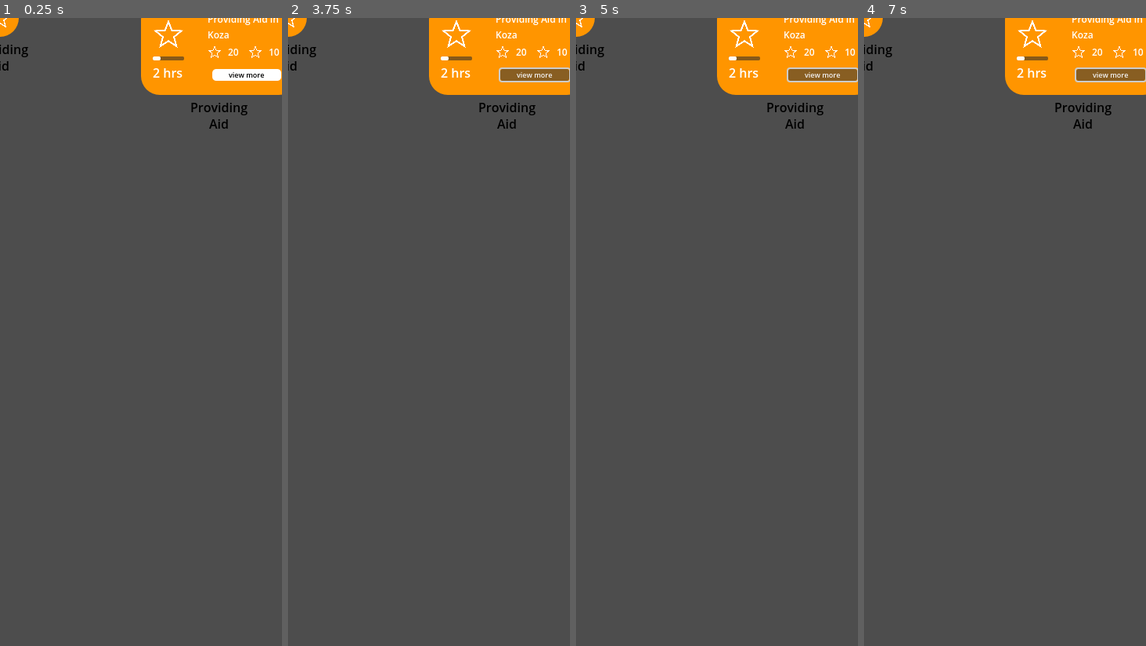
Above: before the commit, frames 1-4 (left to right).
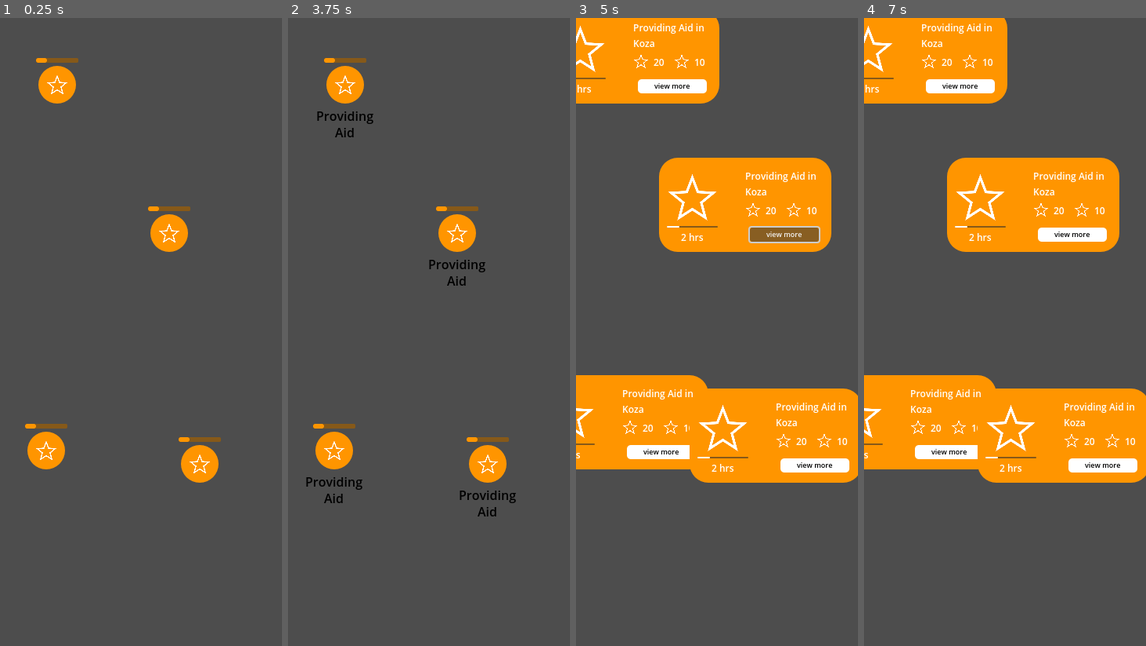
Above: after the commit, the same moments.

Repository: carabowes/Luscinia
Game: Godot game, scene res://scenes/task_widget_test_scene.tscn
The game is run twice, just before and just after one commit, with the same random seed, the same clock (stepped at 60 frames per second) and the same inputs. Before the commit the project starts from res://scenes/task_widget.tscn.
Inputs (mouse positions are in pixels of both pictures, inside the frame that each line leads up to):
- Up to frame 1 (0.25 s): no input
- Up to frame 2 (3.75 s): click (536, 74) at 0.5 s, where only the run before the commit has a clickable "view more"; click (536, 74) at 1.25 s, where only the run before the commit has a clickable "view more"; click (536, 74) at 2 s, where only the run before the commit has a clickable "view more"; tap Enter at 2.75 s; hold 1 2.78-3.53 s; tap 2 at 3.05, 3.6 s; tap Space at 3.5 s
- Up to frame 3 (5 s): tap 3 at 3.8 s; click "view more" at 4.25 s
- Up to frame 4 (7 s): click "view more" at 5 s; click "view more" at 5.75 s; tap Enter at 6.5 s; hold 3 from 6.53 s (still down); tap 1 at 6.8 s

The runs differ from the first frame. In frame 1, 9.5% of the frame differs, in the area x 0-100%, y 0-74%; in frame 2, 10%; in frame 3, 37%; in frame 4, 37%.

Commit message:
Level of Detail Script
Ref #50

Added a script to the Task Widget that allow
the widget to switch between levels of detail.
It's very rudeamentary and not the nicest code at
the moment.
The widget also isn't as flexible in its scaling as
I would like but it is perfectly acceptable for a
prototype level at the moment.
Will continue to add exported properties that allow
information on the widget to be changed, but can only
do so much until we decide on how we are storing the
task data.

Diff:
--- a/luscinia/project.godot
+++ b/luscinia/project.godot
@@ -11,7 +11,7 @@
 [application]
 
 config/name="Luscinia"
-run/main_scene="res://scenes/task_widget.tscn"
+run/main_scene="res://scenes/task_widget_test_scene.tscn"
 config/features=PackedStringArray("4.3", "Mobile")
 config/icon="res://icon.svg"
 
--- a/luscinia/scenes/task_widget.tscn
+++ b/luscinia/scenes/task_widget.tscn
@@ -1,6 +1,7 @@
-[gd_scene load_steps=10 format=3 uid="uid://dp3ypaulk2p3d"]
+[gd_scene load_steps=11 format=3 uid="uid://dp3ypaulk2p3d"]
 
 [ext_resource type="StyleBox" uid="uid://wlfk11s2ym4x" path="res://resources/ui/themes/primary_accent.tres" id="1_mtsjj"]
+[ext_resource type="Script" path="res://scripts/ui/task_widget.gd" id="1_y4lne"]
 [ext_resource type="Texture2D" uid="uid://dg01boigrppxu" path="res://resources/ui/starTaskIcon.png" id="2_nlt36"]
 
 [sub_resource type="StyleBoxFlat" id="StyleBoxFlat_dhecv"]
@@ -10,10 +11,6 @@
 corner_radius_bottom_right = 2
 corner_radius_bottom_left = 2
 
-[sub_resource type="LabelSettings" id="LabelSettings_sr43u"]
-line_spacing = -2.0
-font_color = Color(0, 0, 0, 1)
-
 [sub_resource type="StyleBoxFlat" id="StyleBoxFlat_s0nn8"]
 bg_color = Color(1, 1, 1, 1)
 corner_radius_top_left = 2
@@ -23,6 +20,7 @@
 
 [sub_resource type="LabelSettings" id="LabelSettings_mkf73"]
 line_spacing = 0.0
+font_size = 12
 
 [sub_resource type="LabelSettings" id="LabelSettings_koxl4"]
 font_size = 12
@@ -37,16 +35,24 @@
 corner_radius_bottom_right = 5
 corner_radius_bottom_left = 5
 
+[sub_resource type="LabelSettings" id="LabelSettings_sr43u"]
+line_spacing = -2.0
+font_color = Color(0, 0, 0, 1)
+
 [node name="TaskWidget" type="Control"]
+custom_minimum_size = Vector2(48, 48)
 layout_mode = 3
 offset_left = -24.0
 offset_top = -24.0
 offset_right = 24.0
 offset_bottom = 24.0
 grow_horizontal = 2
-grow_vertical = 2
+grow_vertical = 0
+pivot_offset = Vector2(24, 24)
 size_flags_horizontal = 4
 size_flags_vertical = 4
+script = ExtResource("1_y4lne")
+metadata/_edit_use_anchors_ = true
 
 [node name="WidgetBackground" type="Panel" parent="."]
 layout_mode = 1
@@ -55,18 +61,8 @@
 anchor_bottom = 1.0
 grow_horizontal = 2
 grow_vertical = 2
+pivot_offset = Vector2(24, 24)
 theme_override_styles/panel = ExtResource("1_mtsjj")
-
-[node name="ProgressBarLowMed" type="ProgressBar" parent="WidgetBackground"]
-layout_mode = 1
-offset_left = -3.0
-offset_top = -10.0
-offset_right = 51.0
-offset_bottom = -4.0
-theme_override_styles/background = SubResource("StyleBoxFlat_dhecv")
-theme_override_styles/fill = ExtResource("1_mtsjj")
-value = 25.0
-show_percentage = false
 
 [node name="InfoMarginContrainer" type="MarginContainer" parent="WidgetBackground"]
 layout_mode = 1
@@ -83,12 +79,116 @@
 [node name="WidgetInfo" type="HBoxContainer" parent="WidgetBackground/InfoMarginContrainer"]
 layout_mode = 2
 
-[node name="TaskIcon" type="TextureRect" parent="WidgetBackground/InfoMarginContrainer/WidgetInfo"]
-layout_mode = 2
+[node name="IconInfoMargin" type="MarginContainer" parent="WidgetBackground/InfoMarginContrainer/WidgetInfo"]
+layout_mode = 2
+size_flags_horizontal = 3
+theme_override_constants/margin_left = 0
+theme_override_constants/margin_top = 0
+theme_override_constants/margin_right = 0
+theme_override_constants/margin_bottom = 0
+
+[node name="IconInfoContainer" type="VBoxContainer" parent="WidgetBackground/InfoMarginContrainer/WidgetInfo/IconInfoMargin"]
+layout_mode = 2
+size_flags_horizontal = 3
+size_flags_stretch_ratio = 0.4
+
+[node name="TaskIcon" type="TextureRect" parent="WidgetBackground/InfoMarginContrainer/WidgetInfo/IconInfoMargin/IconInfoContainer"]
+layout_mode = 2
+size_flags_vertical = 4
+size_flags_stretch_ratio = 0.6
+texture = ExtResource("2_nlt36")
+expand_mode = 5
+stretch_mode = 4
+
+[node name="ProgressBarHigh" type="ProgressBar" parent="WidgetBackground/InfoMarginContrainer/WidgetInfo/IconInfoMargin/IconInfoContainer"]
+visible = false
+layout_mode = 2
+size_flags_vertical = 3
+size_flags_stretch_ratio = 0.06
+theme_override_styles/background = SubResource("StyleBoxFlat_dhecv")
+theme_override_styles/fill = SubResource("StyleBoxFlat_s0nn8")
+value = 25.0
+show_percentage = false
+
+[node name="HoursLeftLabelHigh" type="Label" parent="WidgetBackground/InfoMarginContrainer/WidgetInfo/IconInfoMargin/IconInfoContainer"]
+visible = false
+layout_mode = 2
+size_flags_vertical = 2
+size_flags_stretch_ratio = 0.2
+text = "2 hrs"
+label_settings = SubResource("LabelSettings_mkf73")
+horizontal_alignment = 1
+
+[node name="TaskInfoHigh" type="MarginContainer" parent="WidgetBackground/InfoMarginContrainer/WidgetInfo"]
+visible = false
+layout_mode = 2
+size_flags_horizontal = 10
+size_flags_stretch_ratio = 2.0
+theme_override_constants/margin_top = 5
+
+[node name="TaskInfoContainer" type="VBoxContainer" parent="WidgetBackground/InfoMarginContrainer/WidgetInfo/TaskInfoHigh"]
+layout_mode = 2
+size_flags_horizontal = 8
+size_flags_stretch_ratio = 0.6
+
+[node name="TaskInfoLabel" type="Label" parent="WidgetBackground/InfoMarginContrainer/WidgetInfo/TaskInfoHigh/TaskInfoContainer"]
+custom_minimum_size = Vector2(100, 0)
+layout_mode = 2
+text = "Providing Aid in Koza"
+label_settings = SubResource("LabelSettings_koxl4")
+autowrap_mode = 2
+
+[node name="ResourcesContainer" type="HBoxContainer" parent="WidgetBackground/InfoMarginContrainer/WidgetInfo/TaskInfoHigh/TaskInfoContainer"]
+layout_mode = 2
+size_flags_vertical = 3
+size_flags_stretch_ratio = 0.1
+
+[node name="ResourceOneIcon" type="TextureRect" parent="WidgetBackground/InfoMarginContrainer/WidgetInfo/TaskInfoHigh/TaskInfoContainer/ResourcesContainer"]
+layout_mode = 2
+size_flags_horizontal = 3
 texture = ExtResource("2_nlt36")
 expand_mode = 2
+stretch_mode = 4
+
+[node name="ResourceOneLabel" type="Label" parent="WidgetBackground/InfoMarginContrainer/WidgetInfo/TaskInfoHigh/TaskInfoContainer/ResourcesContainer"]
+layout_mode = 2
+size_flags_horizontal = 2
+size_flags_vertical = 8
+text = "20"
+label_settings = SubResource("LabelSettings_xeijb")
+
+[node name="ResourceTwoIcon" type="TextureRect" parent="WidgetBackground/InfoMarginContrainer/WidgetInfo/TaskInfoHigh/TaskInfoContainer/ResourcesContainer"]
+layout_mode = 2
+size_flags_horizontal = 3
+texture = ExtResource("2_nlt36")
+expand_mode = 2
+stretch_mode = 4
+
+[node name="ResourceTwoLabel" type="Label" parent="WidgetBackground/InfoMarginContrainer/WidgetInfo/TaskInfoHigh/TaskInfoContainer/ResourcesContainer"]
+layout_mode = 2
+size_flags_horizontal = 2
+size_flags_vertical = 8
+text = "10"
+label_settings = SubResource("LabelSettings_xeijb")
+
+[node name="ViewMoreButtonMargin" type="MarginContainer" parent="WidgetBackground/InfoMarginContrainer/WidgetInfo/TaskInfoHigh/TaskInfoContainer"]
+layout_mode = 2
+size_flags_vertical = 3
+size_flags_stretch_ratio = 0.15
+theme_override_constants/margin_left = 6
+theme_override_constants/margin_top = 9
+theme_override_constants/margin_right = 6
+theme_override_constants/margin_bottom = 3
+
+[node name="ViewMoreButton" type="Button" parent="WidgetBackground/InfoMarginContrainer/WidgetInfo/TaskInfoHigh/TaskInfoContainer/ViewMoreButtonMargin"]
+layout_mode = 2
+theme_override_colors/font_color = Color(0, 0, 0, 1)
+theme_override_font_sizes/font_size = 9
+theme_override_styles/normal = SubResource("StyleBoxFlat_jcwqi")
+text = "view more"
 
 [node name="TaskInfoMed" type="Label" parent="WidgetBackground"]
+visible = false
 layout_mode = 1
 anchors_preset = -1
 anchor_left = 0.5
@@ -104,156 +204,12 @@
 horizontal_alignment = 1
 autowrap_mode = 2
 
-[node name="WidgetBackground2" type="Panel" parent="."]
-layout_mode = 1
-anchors_preset = 15
-anchor_right = 1.0
-anchor_bottom = 1.0
-offset_left = 204.0
-offset_top = 2.0
-offset_right = 356.0
-offset_bottom = 74.0
-grow_horizontal = 2
-grow_vertical = 2
-theme_override_styles/panel = ExtResource("1_mtsjj")
-
-[node name="InfoMarginContrainer" type="MarginContainer" parent="WidgetBackground2"]
-layout_mode = 1
-anchors_preset = 15
-anchor_right = 1.0
-anchor_bottom = 1.0
-grow_horizontal = 2
-grow_vertical = 2
-theme_override_constants/margin_left = 15
-theme_override_constants/margin_top = 10
-theme_override_constants/margin_right = 15
-theme_override_constants/margin_bottom = 15
-
-[node name="WidgetInfo" type="HBoxContainer" parent="WidgetBackground2/InfoMarginContrainer"]
-layout_mode = 2
-
-[node name="MarginContainer" type="MarginContainer" parent="WidgetBackground2/InfoMarginContrainer/WidgetInfo"]
-layout_mode = 2
-size_flags_horizontal = 3
-theme_override_constants/margin_left = 0
-theme_override_constants/margin_top = 0
-theme_override_constants/margin_right = 15
-theme_override_constants/margin_bottom = 1
-
-[node name="VBoxContainer" type="VBoxContainer" parent="WidgetBackground2/InfoMarginContrainer/WidgetInfo/MarginContainer"]
-layout_mode = 2
-size_flags_horizontal = 3
-size_flags_stretch_ratio = 0.4
-
-[node name="MarginContainer" type="MarginContainer" parent="WidgetBackground2/InfoMarginContrainer/WidgetInfo/MarginContainer/VBoxContainer"]
-layout_mode = 2
-size_flags_vertical = 10
-theme_override_constants/margin_bottom = 5
-
-[node name="TaskIcon" type="TextureRect" parent="WidgetBackground2/InfoMarginContrainer/WidgetInfo/MarginContainer/VBoxContainer/MarginContainer"]
-layout_mode = 2
-size_flags_vertical = 10
-size_flags_stretch_ratio = 0.6
-texture = ExtResource("2_nlt36")
-expand_mode = 5
-stretch_mode = 4
-
-[node name="ProgressBarLowMed" type="ProgressBar" parent="WidgetBackground2/InfoMarginContrainer/WidgetInfo/MarginContainer/VBoxContainer"]
-layout_mode = 2
-size_flags_vertical = 3
-size_flags_stretch_ratio = 0.1
+[node name="ProgressBarLowMed" type="ProgressBar" parent="WidgetBackground"]
+offset_left = -3.0
+offset_top = -10.0
+offset_right = 51.0
+offset_bottom = -4.0
 theme_override_styles/background = SubResource("StyleBoxFlat_dhecv")
-theme_override_styles/fill = SubResource("StyleBoxFlat_s0nn8")
+theme_override_styles/fill = ExtResource("1_mtsjj")
 value = 25.0
 show_percentage = false
-
-[node name="Label" type="Label" parent="WidgetBackground2/InfoMarginContrainer/WidgetInfo/MarginContainer/VBoxContainer"]
-layout_mode = 2
-size_flags_vertical = 2
-size_flags_stretch_ratio = 0.2
-text = "2 hrs"
-label_settings = SubResource("LabelSettings_mkf73")
-horizontal_alignment = 1
-
-[node name="MarginContainer2" type="MarginContainer" parent="WidgetBackground2/InfoMarginContrainer/WidgetInfo"]
-layout_mode = 2
-size_flags_horizontal = 10
-size_flags_stretch_ratio = 2.0
-theme_override_constants/margin_top = 5
-
-[node name="VBoxContainer2" type="VBoxContainer" parent="WidgetBackground2/InfoMarginContrainer/WidgetInfo/MarginContainer2"]
-layout_mode = 2
-size_flags_horizontal = 8
-size_flags_stretch_ratio = 0.6
-
-[node name="Label" type="Label" parent="WidgetBackground2/InfoMarginContrainer/WidgetInfo/MarginContainer2/VBoxContainer2"]
-custom_minimum_size = Vector2(100, 0)
-layout_mode = 2
-text = "Providing Aid in Koza"
-label_settings = SubResource("LabelSettings_koxl4")
-autowrap_mode = 2
-
-[node name="HBoxContainer" type="HBoxContainer" parent="WidgetBackground2/InfoMarginContrainer/WidgetInfo/MarginContainer2/VBoxContainer2"]
-layout_mode = 2
-size_flags_vertical = 3
-size_flags_stretch_ratio = 0.1
-
-[node name="TextureRect" type="TextureRect" parent="WidgetBackground2/InfoMarginContrainer/WidgetInfo/MarginContainer2/VBoxContainer2/HBoxContainer"]
-layout_mode = 2
-size_flags_horizontal = 3
-texture = ExtResource("2_nlt36")
-expand_mode = 2
-stretch_mode = 4
-
-[node name="Label" type="Label" parent="WidgetBackground2/InfoMarginContrainer/WidgetInfo/MarginContainer2/VBoxContainer2/HBoxContainer"]
-layout_mode = 2
-size_flags_horizontal = 2
-size_flags_vertical = 8
-text = "20"
-label_settings = SubResource("LabelSettings_xeijb")
-
-[node name="TextureRect2" type="TextureRect" parent="WidgetBackground2/InfoMarginContrainer/WidgetInfo/MarginContainer2/VBoxContainer2/HBoxContainer"]
-layout_mode = 2
-size_flags_horizontal = 3
-texture = ExtResource("2_nlt36")
-expand_mode = 2
-stretch_mode = 4
-
-[node name="Label2" type="Label" parent="WidgetBackground2/InfoMarginContrainer/WidgetInfo/MarginContainer2/VBoxContainer2/HBoxContainer"]
-layout_mode = 2
-size_flags_horizontal = 2
-size_flags_vertical = 8
-text = "10"
-label_settings = SubResource("LabelSettings_xeijb")
-
-[node name="MarginContainer" type="MarginContainer" parent="WidgetBackground2/InfoMarginContrainer/WidgetInfo/MarginContainer2/VBoxContainer2"]
-layout_mode = 2
-size_flags_vertical = 3
-size_flags_stretch_ratio = 0.15
-theme_override_constants/margin_left = 6
-theme_override_constants/margin_top = 9
-theme_override_constants/margin_right = 6
-theme_override_constants/margin_bottom = 3
-
-[node name="Button" type="Button" parent="WidgetBackground2/InfoMarginContrainer/WidgetInfo/MarginContainer2/VBoxContainer2/MarginContainer"]
-layout_mode = 2
-theme_override_colors/font_color = Color(0, 0, 0, 1)
-theme_override_font_sizes/font_size = 9
-theme_override_styles/normal = SubResource("StyleBoxFlat_jcwqi")
-text = "view more"
-
-[node name="TaskInfoMed" type="Label" parent="WidgetBackground2"]
-layout_mode = 1
-anchors_preset = -1
-anchor_left = 0.5
-anchor_top = 1.0
-anchor_right = 0.5
-anchor_bottom = 1.0
-offset_left = -48.0
-offset_top = 4.0
-offset_right = 48.0
-offset_bottom = 53.0
-text = "Providing Aid"
-label_settings = SubResource("LabelSettings_sr43u")
-horizontal_alignment = 1
-autowrap_mode = 2
--- /dev/null
+++ b/luscinia/scenes/task_widget_test_scene.tscn
@@ -0,0 +1,39 @@
+[gd_scene load_steps=2 format=3 uid="uid://cotdxsg88ioys"]
+
+[ext_resource type="PackedScene" uid="uid://dp3ypaulk2p3d" path="res://scenes/task_widget.tscn" id="1_cbihi"]
+
+[node name="TaskWidgetTestScene" type="Control"]
+layout_mode = 3
+anchors_preset = 15
+anchor_right = 1.0
+anchor_bottom = 1.0
+grow_horizontal = 2
+grow_vertical = 2
+
+[node name="TaskWidget" parent="." instance=ExtResource("1_cbihi")]
+layout_mode = 1
+anchor_left = 0.6
+anchor_top = 0.3425
+anchor_right = 0.6
+anchor_bottom = 0.3425
+
+[node name="TaskWidget2" parent="." instance=ExtResource("1_cbihi")]
+layout_mode = 1
+anchor_left = 0.163889
+anchor_top = 0.68875
+anchor_right = 0.163889
+anchor_bottom = 0.68875
+
+[node name="TaskWidget3" parent="." instance=ExtResource("1_cbihi")]
+layout_mode = 1
+anchor_left = 0.708333
+anchor_top = 0.71
+anchor_right = 0.708333
+anchor_bottom = 0.71
+
+[node name="TaskWidget4" parent="." instance=ExtResource("1_cbihi")]
+layout_mode = 1
+anchor_left = 0.202778
+anchor_top = 0.10625
+anchor_right = 0.202778
+anchor_bottom = 0.10625
--- /dev/null
+++ b/luscinia/scripts/ui/task_widget.gd
@@ -0,0 +1,67 @@
+extends Control
+
+#Anywhere the acronym lod has been used, just means level of detail
+
+enum LevelOfDetail {LOW, MEDIUM, HIGH}
+
+@export var current_level_of_detail : LevelOfDetail:
+	set(lod):
+		change_level_of_detail(lod)
+		current_level_of_detail = lod
+
+#Low Med and High refer to the level of detail these elements should be show on
+@onready var _progressBarLowMed = $WidgetBackground/ProgressBarLowMed
+@onready var _taskInfoMed = $WidgetBackground/TaskInfoMed
+@onready var _taskInfoHigh = $WidgetBackground/InfoMarginContrainer/WidgetInfo/TaskInfoHigh
+@onready var _progressBarHigh = $WidgetBackground/InfoMarginContrainer/WidgetInfo/IconInfoMargin/IconInfoContainer/ProgressBarHigh
+@onready var _hoursLeftLabelHigh = $WidgetBackground/InfoMarginContrainer/WidgetInfo/IconInfoMargin/IconInfoContainer/HoursLeftLabelHigh
+@onready var _taskIconMargin = $WidgetBackground/InfoMarginContrainer/WidgetInfo/IconInfoMargin
+
+
+func _process(_delta: float) -> void:
+	if Input.is_key_pressed(KEY_1):
+		current_level_of_detail = LevelOfDetail.LOW
+	if Input.is_key_pressed(KEY_2):
+		current_level_of_detail = LevelOfDetail.MEDIUM
+	if Input.is_key_pressed(KEY_3):
+		current_level_of_detail = LevelOfDetail.HIGH
+
+
+func change_level_of_detail(lod):
+	match lod:
+		LevelOfDetail.LOW:
+			switch_to_low_lod()
+		LevelOfDetail.MEDIUM:
+			switch_to_med_lod()
+		LevelOfDetail.HIGH:
+			switch_to_high_lod()
+
+
+func switch_to_low_lod():
+	$".".custom_minimum_size = Vector2(48, 48)
+	_progressBarLowMed.visible = true
+	_taskInfoMed.visible = false
+	_taskInfoHigh.visible = false
+	_progressBarHigh.visible = false
+	_hoursLeftLabelHigh.visible = false
+	_taskIconMargin.add_theme_constant_override("margin_top", 0)
+
+
+func switch_to_med_lod():
+	$".".custom_minimum_size = Vector2(48, 48)
+	_progressBarLowMed.visible = true
+	_taskInfoMed.visible = true
+	_taskInfoHigh.visible = false
+	_progressBarHigh.visible = false
+	_hoursLeftLabelHigh.visible = false
+	_taskIconMargin.add_theme_constant_override("margin_top", 0)
+
+
+func switch_to_high_lod():
+	$".".custom_minimum_size = Vector2(220, 120)
+	_progressBarLowMed.visible = false
+	_taskInfoMed.visible = false
+	_taskInfoHigh.visible = true
+	_progressBarHigh.visible = true
+	_hoursLeftLabelHigh.visible = true
+	_taskIconMargin.add_theme_constant_override("margin_top", 8)
